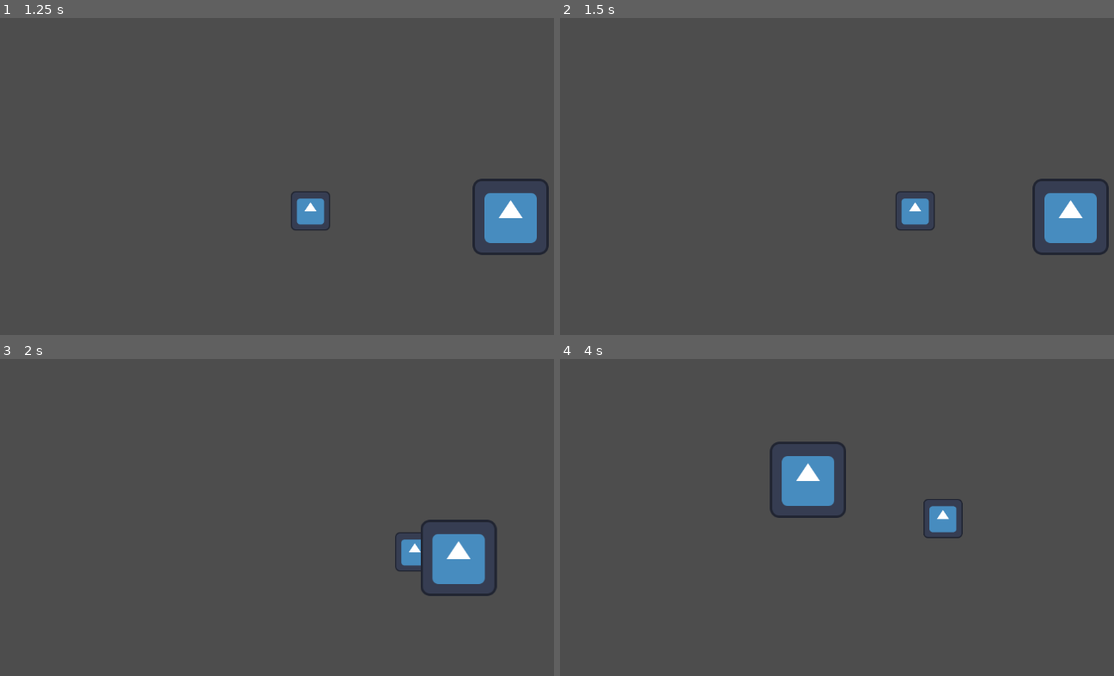
Above: before the commit, frames 1-4 (two rows, left to right).
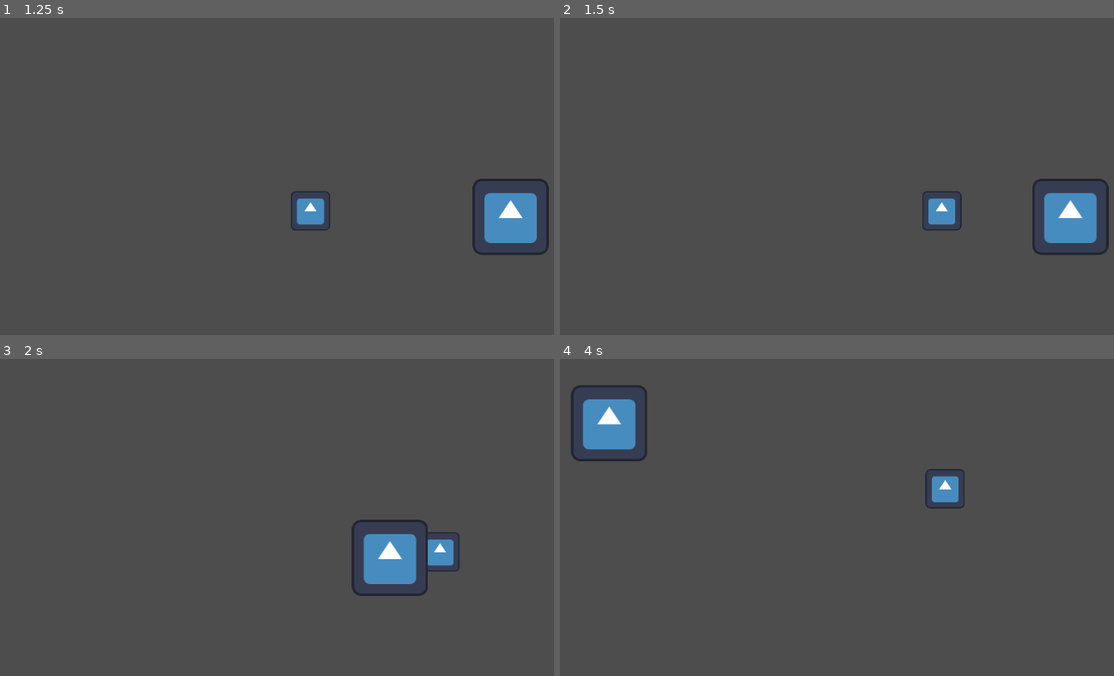
Above: after the commit, the same moments.

Repository: AWIX-studio/raiden_project
Game: Godot game, scene res://MainMenu.tscn
Two runs of this game, one before a commit and one after it. Both use one fixed random seed, a clock stepped at 60 frames per second and the inputs below. The project has no main scene, so this scene is started directly. The engine's default icon, where the game draws it, is replaced by a stand-in: a white triangle on a blue panel in a dark square.
Inputs:
- Up to frame 1 (1.25 s): click "Play" at 0.5 s
- Up to frame 2 (1.5 s): tap Enter at 1.25 s; hold Right (ui_right) from 1.28 s (still down); hold Shift (sprint) from 1.28 s (still down)
- Up to frame 3 (2 s): keep holding Right (ui_right); keep holding Shift (sprint)
- Up to frame 4 (4 s): release Right (ui_right) at 2.03 s; release Shift (sprint) at 2.03 s; hold Down (ui_down) 2.03-2.78 s; tap Shift (sprint) at 2.1, 3.6 s; hold Right (ui_right) 2.78-3.53 s; hold Shift (sprint) 2.78-3.53 s; hold Up (ui_up) from 3.53 s (still down)

Frame 1 is identical in both runs. In frame 2, 1.0% of the frame differs, in the area x 60-97%, y 54-70%; in frame 3, 3.6%; in frame 4, 4.9%, in the area x 2-74%, y 8-57%.

Commit message:
нет
а ты

Diff:
--- a/Camera2D.gd
+++ /dev/null
@@ -1,11 +0,0 @@
-extends Camera2D
-
-
-# Called when the node enters the scene tree for the first time.
-func _ready():
-	pass # Replace with function body.
-
-
-# Called every frame. 'delta' is the elapsed time since the previous frame.
-func _process(delta):
-	pass
--- a/player.gd
+++ b/player.gd
@@ -12,14 +12,13 @@
 func _process(delta):
 	var velocity = Vector2.ZERO # The player's movement vector.
 	if Input.is_action_pressed('ui_right'):
-		velocity.x += 2
+		velocity.x += 1
 	if Input.is_action_pressed('ui_left'):
-		velocity.x -= 2
+		velocity.x -= 1
 	if Input.is_action_pressed('ui_down'):
-		velocity.y += 2
+		velocity.y += 1
 	if Input.is_action_pressed('ui_up'):
-		velocity.y -= 2
-
+		velocity.y -= 1
 	if velocity.length() > 0:
 		if Input.is_action_pressed("sprint"):
 			velocity = velocity.normalized() * speed * 1.5
--- a/player.tscn
+++ b/player.tscn
@@ -9,6 +9,7 @@
 
 [node name="Area2D" type="Area2D"]
 script = ExtResource("1_tuhye")
+speed = 400
 
 [node name="CollisionShape2D" type="CollisionShape2D" parent="."]
 position = Vector2(0, 21.93)
Not shown, added: nod7F06.tmp
